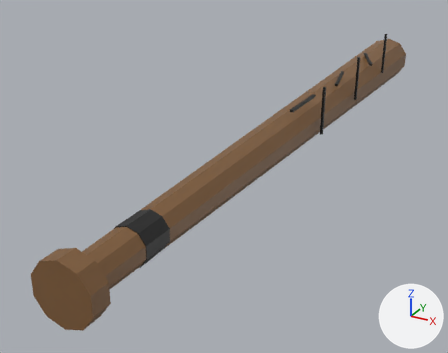
The glTF model assets/generated/items/bat_w1.glb as it was, and as the next commit left it.
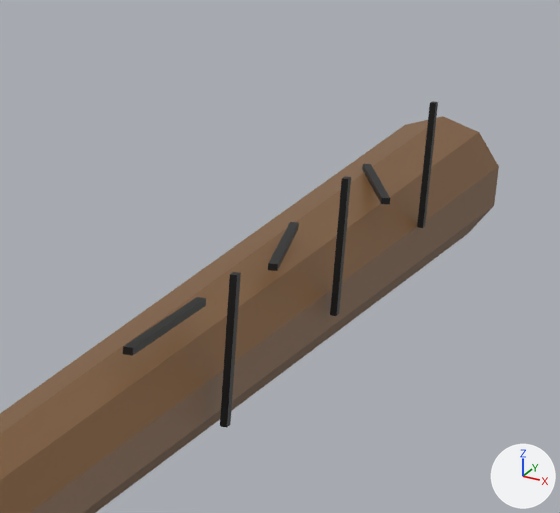
There are two pictures of each version: one whole from a 50 mm lens placed at (0.287, -0.415, 0.261), pointed at (-0.064, 0.222, -0.058), one close up on the part from 56% to 95% of the width and 1% to 46% of the height. Every picture has the same lights, and +X, +Y and +Z are marked at lower right. The older version's two pictures come first. Vertices at exactly the same position are counted once.

Names of what the first close-up shows: 'bat_w1'.
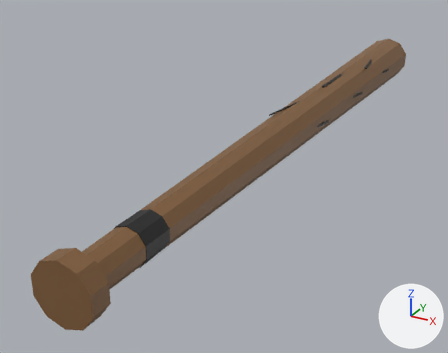
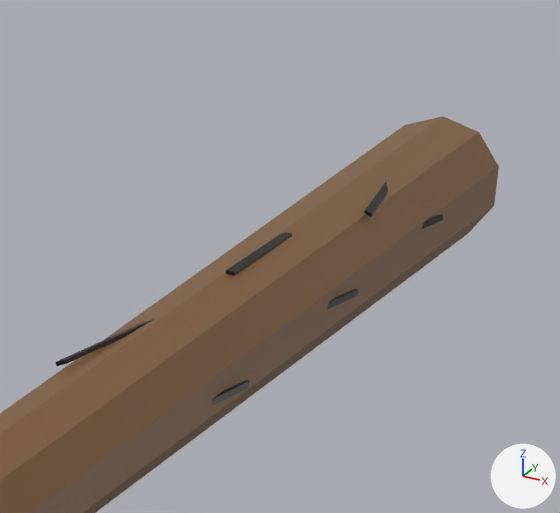
What the commit changed:
me_bat_w1 is used by ob_bat_w1; location (0.0, 0.0, 0.0).
me_bat_w1 had 108 vertices, 180 faces and spanned x -0.034..0.034, y -0.14..0.73, z -0.036..0.072.
me_bat_w1 now has 108 vertices, 180 faces and spans x -0.034..0.036, y -0.14..0.73, z -0.036..0.036.
me_bat_w1 part 1: the loose piece of 8 vertices spanning x -0.004..0.03, y 0.524..0.594, z 0.032..0.035 is multiplied about its middle by the matrix ((0.906, 0.251, 0.338), (0.283, -0.957, -0.048), (0.312, 0.139, -0.939)), then moved by (-0.022, -0.273, -0.009).
Part 2, on me_bat_w1:
18 vertices are removed from x 0.011..0.034, y 0.249..0.581, z 0.0..0.072.
47 faces are deleted.
22 vertices move from x 0.004..0.034, y 0.304..0.581, z -0.01..0.072 to x 0.0..0.036, y 0.294..0.61, z -0.004..0.03.
18 vertices are added at x 0.009..0.034, y 0.337..0.61, z -0.004..0.029.
47 new faces join them.

Changed parts and their boxes (x1, y1, x2, y2) in the close-ups (560 x 513 px; the box of a moved part takes in the faces that stretch with it):
'bat_w1', reshaped: before (0, 101, 499, 513); after (0, 116, 499, 513)
part 1 of me_bat_w1, moved or reshaped: before (362, 164, 390, 204); after (56, 319, 154, 366)
part 2 of me_bat_w1, moved or reshaped: before (123, 101, 438, 427); after (212, 182, 443, 405)
